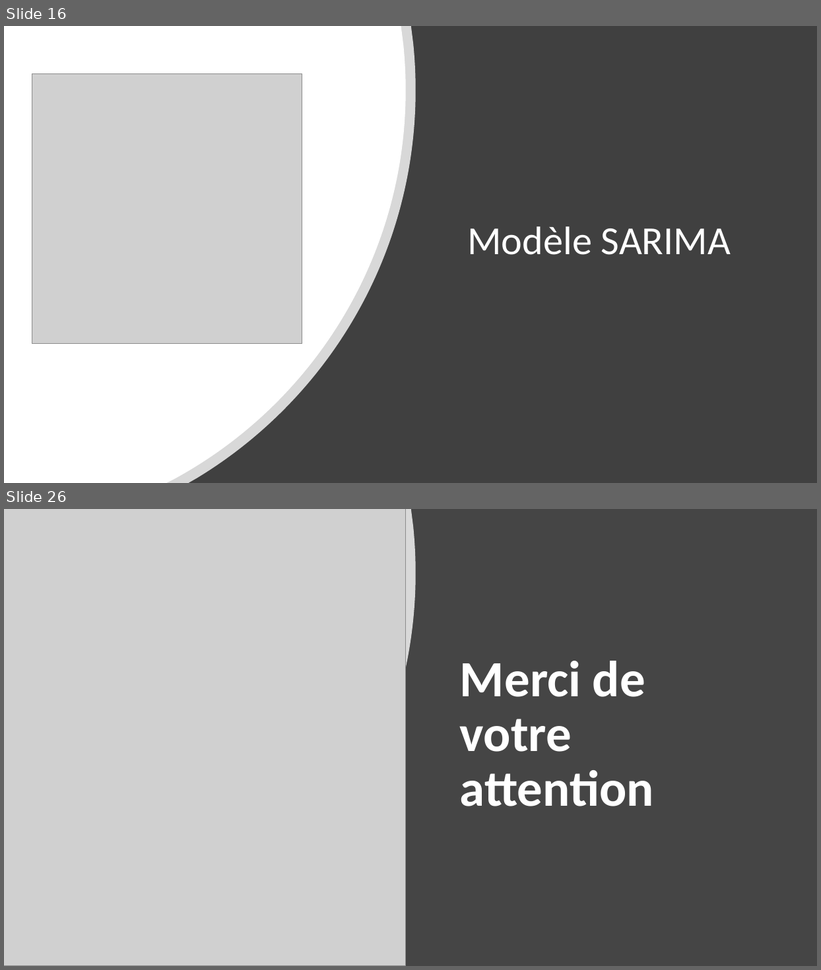
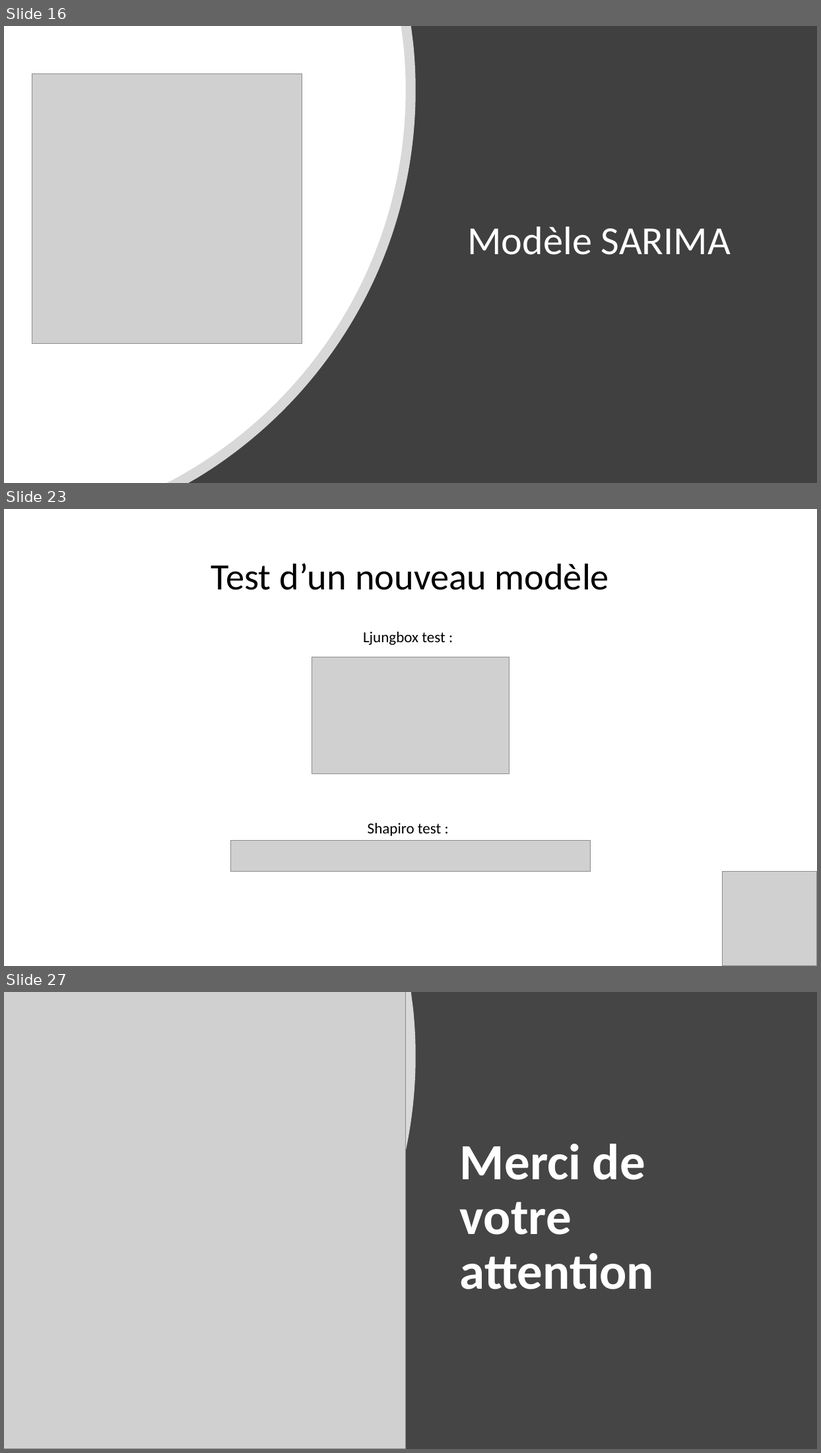
Before and after one commit to Julien-paulet/Projet_8, a slide deck: Présentation Projet_8.pptx. Shown one above the other, each under a label of ours: slides 16 and 26 before the commit, slides 16, 23 and 27 after it; the slides between them are not shown. The pictures are 821x970 and 821x1453 pixels, drawn with LibreOffice and Linux fonts; fonts in the diff are those of the drawing; grey boxes stand for pictures. Boxes give left, top, right and bottom in pixels: in the first picture for what was removed or moved away, otherwise in the second. Text is boxed around its words. In the diff, an @@ line names an element or a change of style, - is before the commit and + after.

```diff
--- a/Présentation Projet_8.pptx
+++ b/Présentation Projet_8.pptx
@@ slide 23 added at [4, 509, 817, 966], background #FFFFFF @@
@@ title added at [211, 563, 609, 590], 44 pt, text #000000 @@
+Test d’un nouveau modèle
@@ text added at [363, 632, 445, 645], 18 pt, text #000000 @@
+Ljungbox test :
@@ picture added at [312, 657, 509, 774] @@
@@ text added at [368, 823, 441, 836], 18 pt, text #000000 @@
+Shapiro test :
@@ picture added at [230, 840, 591, 871] @@
@@ picture added at [723, 871, 817, 966] @@
@@ what was slide 26 is now slide 27 @@
```
Also in this commit, not shown: 7 slides changed, 4 other slides added, 1 slide removed, 8 other files.
